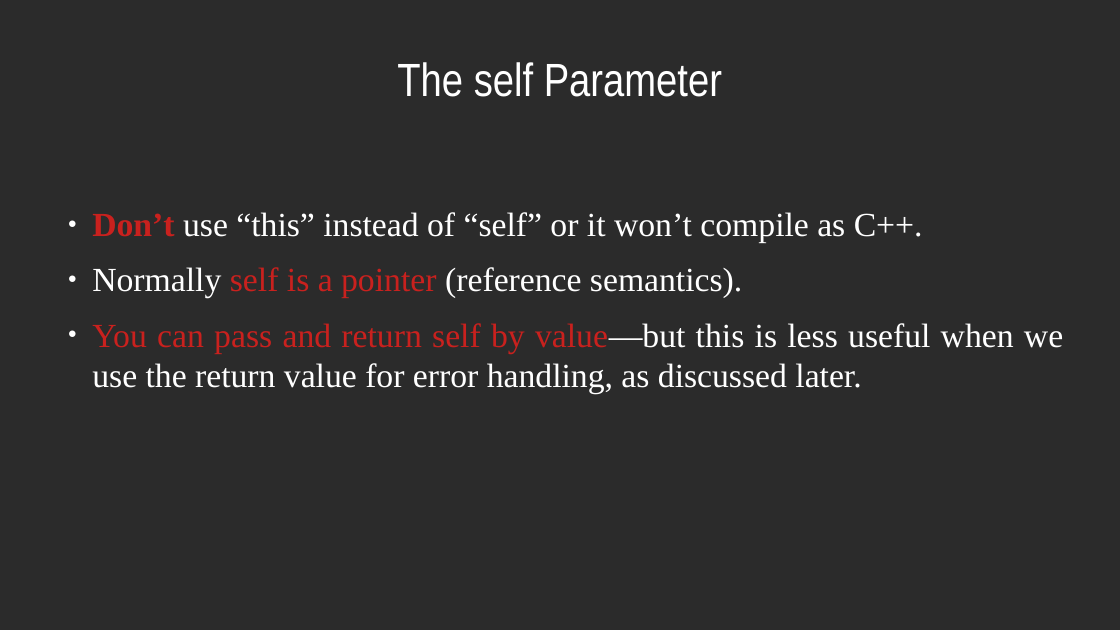
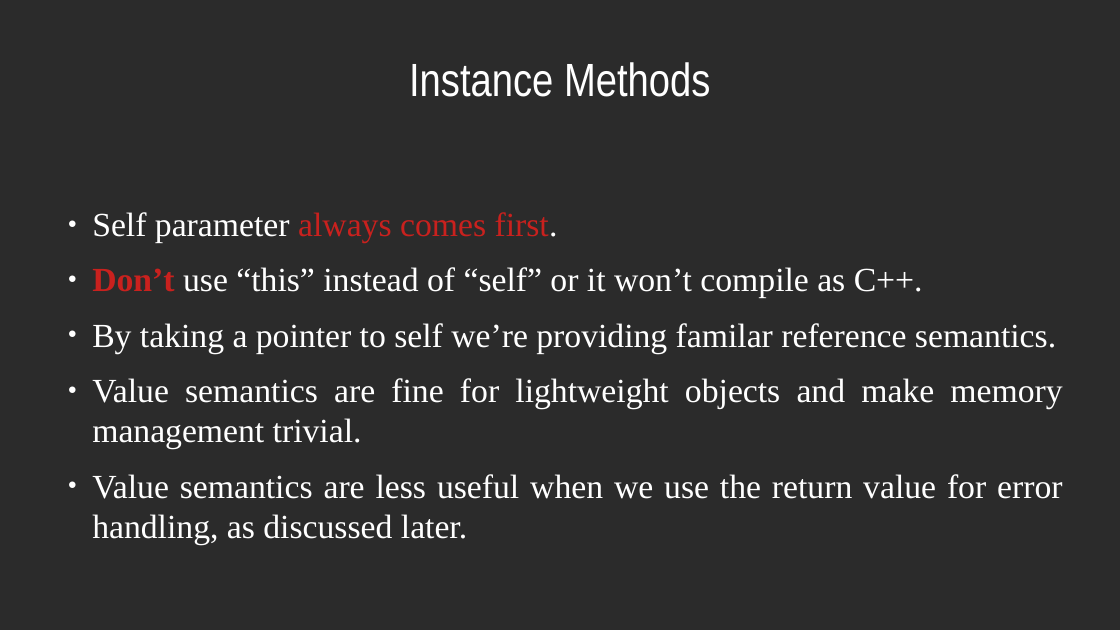
Before and after one commit to dllaurence/youngmanandc, a slide deck: slide 21 of 2020-youngmanandthec-scale.odp (slide 15 before the commit). Drawn at 1120x630 pixels with LibreOffice and Linux fonts; fonts in the diff are those of the drawing; background and template pictures are left out; a plain dark background stands for a picture behind light text. Boxes give left, top, right and bottom in pixels: in the first picture for what was removed or moved away, otherwise in the second. Text is boxed around its words. In the diff, an @@ line names an element or a change of style, - is before the commit and + after.

Commit message:
Revised slides

```diff
--- a/2020-youngmanandthec-scale.odp
+++ b/2020-youngmanandthec-scale.odp
@@ title at box(409, 62, 710, 97): text changed @@
-The self Parameter
+Instance Methods
@@ text at box(92, 212, 558, 242): paragraph added @@
+● Self parameter always comes first.
@@ text at box(92, 323, 1062, 545): text changed @@
-● Normally self is a pointer (reference semantics).
-● You can pass and return self by value—but this is less useful when we use the return value for error handling, as discussed later.
+● By taking a pointer to self we’re providing familar reference semantics.
+● Value semantics are fine for lightweight objects and make memory management trivial.
+● Value semantics are less useful when we use the return value for error handling, as discussed later.
```
Also in this commit, not shown: 13 other slides changed, 17 slides added, 5 slides removed.
